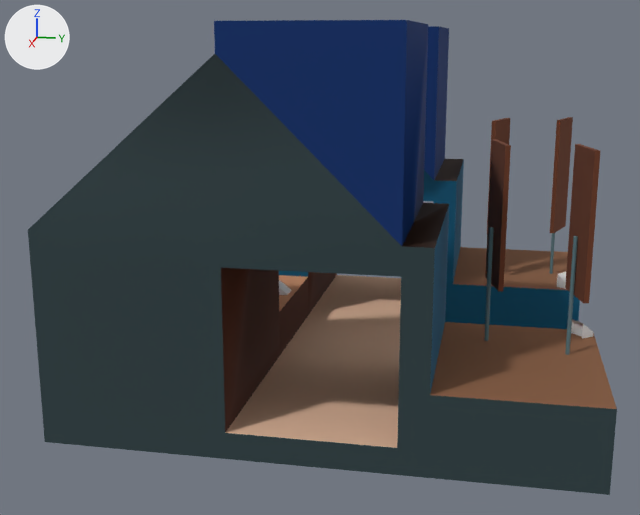
What one commit did to the FBX model Assets/BlenderAssts/turn01_ground.fbx.
Camera for both pictures: a 50 mm lens placed at (38.7, -4.1, 13.4), pointed at (0.2, -11.8, 3.8). The axes (+X, +Y, +Z) are drawn at upper left. The lights are the same throughout. Where no turn or scale is listed for an object, it has been applied to the vertices. Vertices at the same position are counted once.
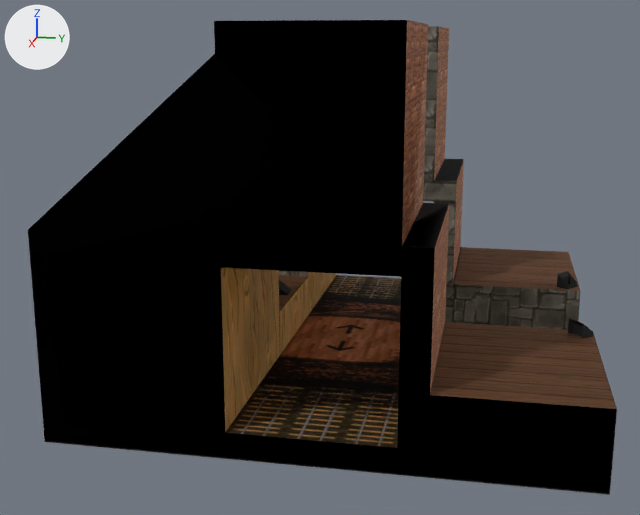
Edits to the bpy script that builds the scene:
```text
Add img_uv_obstacle_003_texture_png:
    img_uv_obstacle_003_texture_png = load_image('UV_obstacle.003_Texture.png', 'UV_textures/UV_obstacle.003_Texture.png', 2048, 2048, 'sRGB')
Add img_uv_turn_texture_png:
    img_uv_turn_texture_png = load_image('UV_Turn_Texture.png', 'UV_textures/UV_Turn_Texture.png', 2048, 2048, 'sRGB')
Add mat_uv_obs_003_mat:
    mat_uv_obs_003_mat = principled_material('UV_obs.003_mat')
    mat_uv_obs_003_mat.texture = img_uv_obstacle_003_texture_png
Add mat_material:
    mat_material = principled_material('Material')
    mat_material.texture = img_uv_turn_texture_png
    mat_material.metallic = 1.0
    mat_material.roughness = 0.78
Change me_cube:
    used by ob_ground_turn_lr; location = (0.0, 0.0, 0.0)
    remove me_cube.from_pydata(...)  # 90 vertices, 94 faces; spans x -11.0..11.0, y -20.0..0.3, z -8.3..14.0
    add me_cube.from_pydata(...)  # 5346 vertices, 5148 faces; spans x -11.0..11.0, y -20.0..0.3, z -8.3..14.0
    me_cube part 1
    24 vertices are added at x -4.1..4.1, y -13.9..-0.1, z 1.8..2.2
    6 new vertices lie (0.0, 0.0, 0.7) away from vertices in x -4.1..4.1, y -13.9..-0.5, z 1.8..1.9
    6 new vertices lie (0.0, 0.0, 0.5) away from vertices in x -3.9..3.9, y -13.7..-0.5, z 1.8..2.0
    28 new faces join them, mat_8rgb_material (picture img_colorpaletteop_png)
    me_cube part 2: 94 faces spanning x -11.0..11.0, y -20.0..0.0, z -1.0..14.0 switch from mat_8rgb_material (picture img_colorpaletteop_png) to mat_material (picture img_uv_turn_texture_png)
    add me_cube.materials.append(mat_uv_obs_003_mat)  # picture img_uv_obstacle_003_texture_png
    add me_cube.materials.append(mat_material_002)  # orange #ff772b
Remove ob_cube_009:
    ob_cube_009 = bpy.data.objects.new('Cube.009', me_cube_030)
    ob_cube_009.location = (-3.63, -0.57, 1.93)
Remove ob_cylinder:
    ob_cylinder = bpy.data.objects.new('Cylinder', me_cylinder)
    ob_cylinder.location = (-6.03, -1.19, 1.92)
    ob_cylinder.rotation_euler = (0.0, 0.0, -0.351)  # degrees (0, 0, -20)
    ob_cylinder.scale = (-0.0772, -0.0772, -0.0772)
Remove ob_cylinder_007:
    ob_cylinder_007 = bpy.data.objects.new('Cylinder.007', me_cylinder_001)
    ob_cylinder_007.location = (5.03, -4.2, 1.92)
    ob_cylinder_007.rotation_euler = (0.0, 0.0, 0.26)  # degrees (0, 0, 15)
    ob_cylinder_007.scale = (-0.0772, -0.0772, -0.0772)
Remove ob_cube:
    ob_cube = bpy.data.objects.new('Cube', me_cube_021)
    ob_cube.location = (-5.97, -1.01, 7.0)
Remove ob_cube_003:
    ob_cube_003 = bpy.data.objects.new('Cube.003', me_cube_023)
    ob_cube_003.location = (5.97, -1.0, 7.0)
Remove ob_cube_004:
    ob_cube_004 = bpy.data.objects.new('Cube.004', me_cube_024)
    ob_cube_004.location = (-4.97, -4.01, 7.0)
Remove ob_cube_011:
    ob_cube_011 = bpy.data.objects.new('Cube.011', me_cube_032)
    ob_cube_011.location = (0.0, -13.56, 1.78)
Remove ob_cylinder_008:
    ob_cylinder_008 = bpy.data.objects.new('Cylinder.008', me_cylinder_002)
    ob_cylinder_008.location = (6.03, -1.2, 1.92)
    ob_cylinder_008.rotation_euler = (0.0, 0.0, 0.26)  # degrees (0, 0, 15)
    ob_cylinder_008.scale = (-0.0772, -0.0772, -0.0772)
Remove ob_cube_002:
    ob_cube_002 = bpy.data.objects.new('Cube.002', me_cube_022)
    ob_cube_002.location = (4.97, -4.0, 7.0)
Remove ob_cube_010:
    ob_cube_010 = bpy.data.objects.new('Cube.010', me_cube_031)
    ob_cube_010.location = (3.62, -0.54, 1.93)
```

Pixel boxes (x1, y1, x2, y2) of what changed, in the pictures (640 x 515 px):
'Cube.003', deleted (brown)
    before: (565, 144, 600, 303)
'Cube.002', deleted (brown)
    before: (485, 139, 511, 291)
'Cube', deleted (brown)
    before: (550, 117, 573, 233)
'Cylinder.008', deleted (cyan)
    before: (565, 236, 578, 355)
'Cylinder.007', deleted (cyan)
    before: (484, 227, 494, 341)
'Cube.004', deleted (brown)
    before: (487, 118, 510, 231)
'Cube.010', deleted
    before: (571, 319, 593, 339)
'Cube.009', deleted
    before: (557, 272, 566, 289)
'Cylinder', deleted
    before: (549, 233, 555, 274)
'Cube.011', deleted
    before: (279, 280, 292, 295)
part 1 of me_cube, added (black)
    after: (279, 271, 593, 339)
part 2 of me_cube, recoloured
    both: (28, 20, 617, 495)
